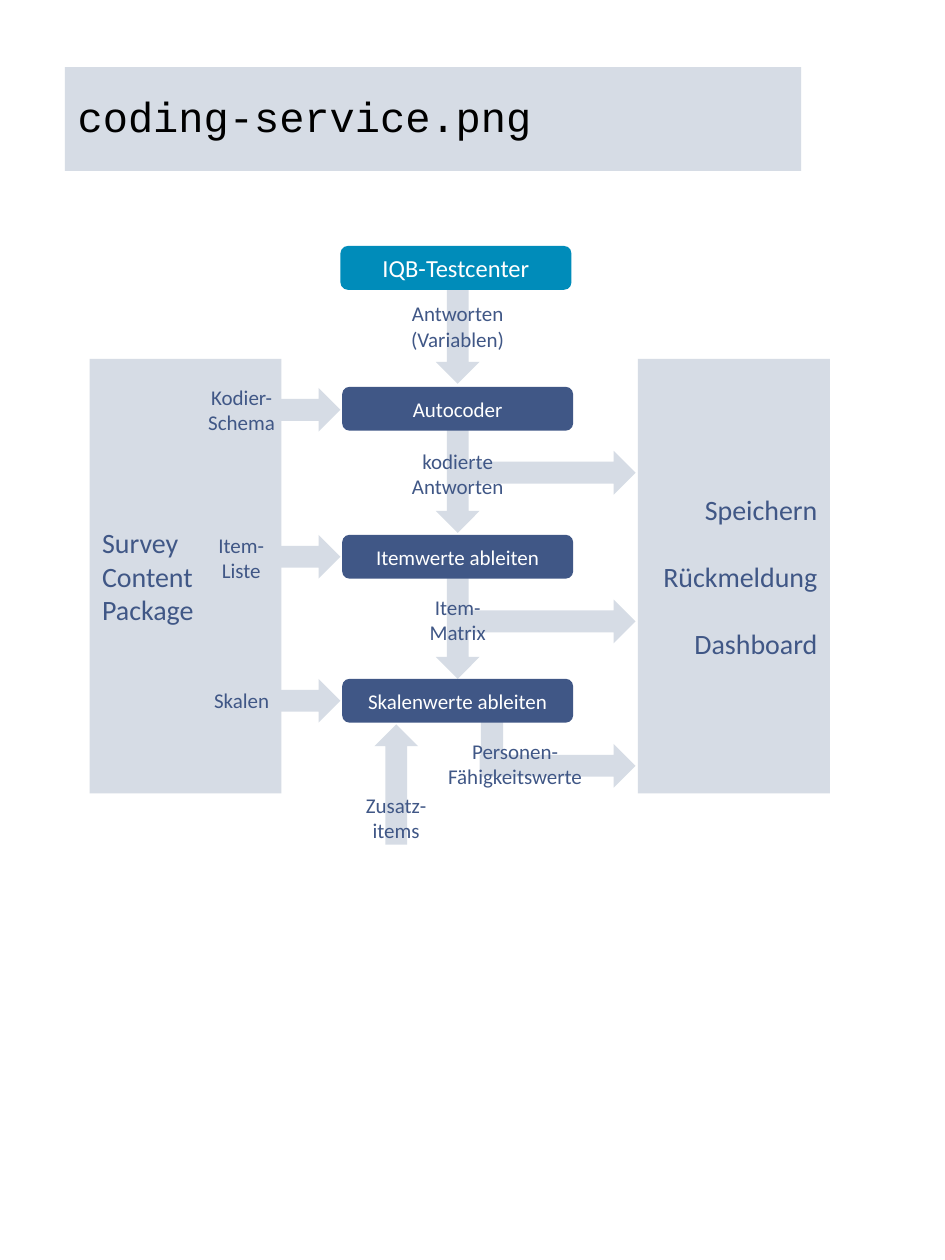
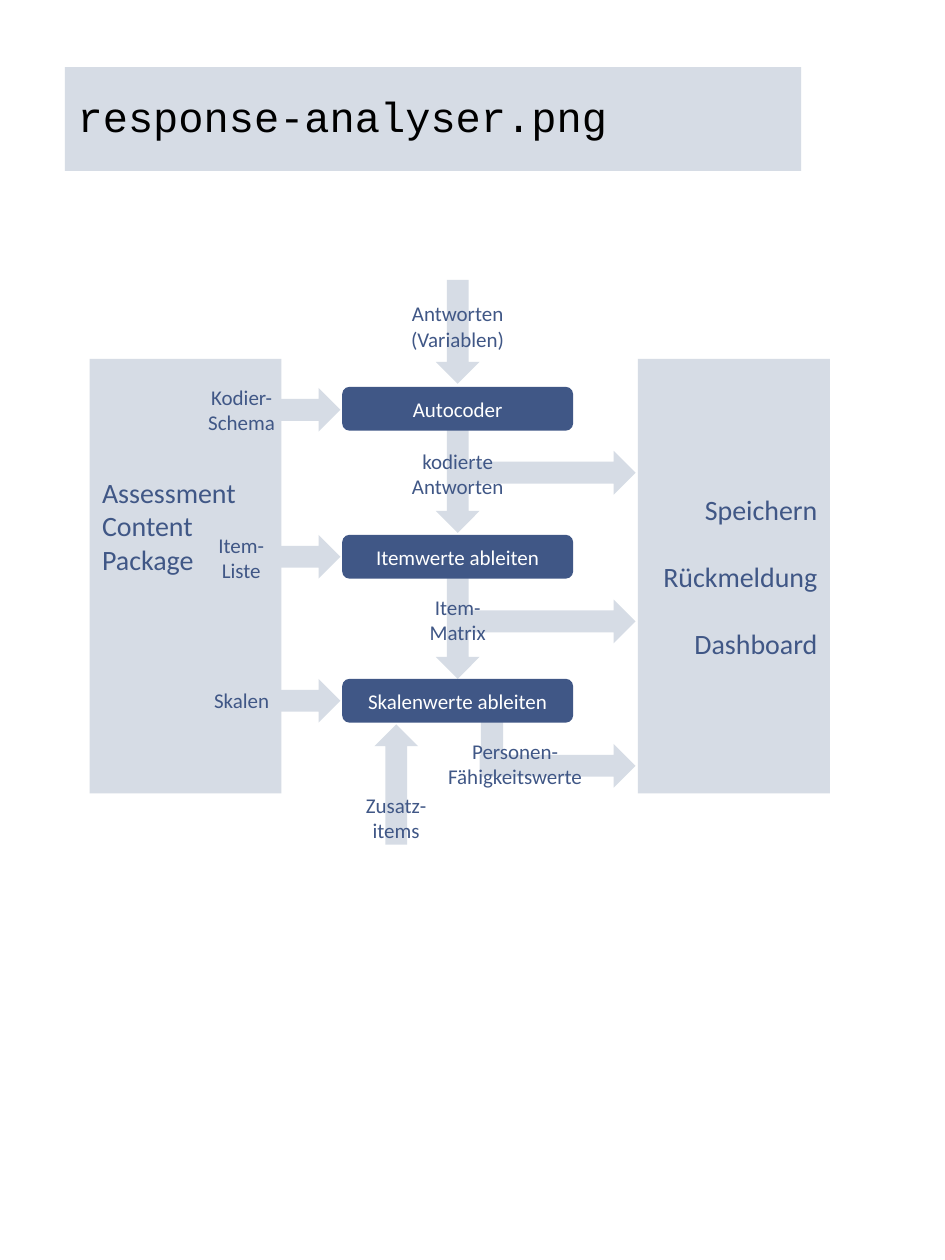
Before and after one commit to iqb-berlin/rising-stars, a slide deck: slide 5 of assets/figures.pptx. Drawn at 945x1260 pixels with LibreOffice and Linux fonts; fonts in the diff are those of the drawing. Boxes give left, top, right and bottom in pixels: in the first picture for what was removed or moved away, otherwise in the second. Text is boxed around its words. In the diff, an @@ line names an element or a change of style, - is before the commit and + after.

Commit message:
Rename coding-service to response-analyser

```diff
--- a/assets/figures.pptx
+++ b/assets/figures.pptx
@@ title at (78,102,607,141): text changed @@
-coding-service.png
+response-analyser.png
@@ rounded rectangle removed at (340,246,571,290) @@
-IQB-Testcenter
@@ text in rectangle at (102,485,236,575): text changed @@
-Survey Content Package
+Assessment Content Package
```
Also in this commit, not shown: 3 other slides changed, 16 other files.
